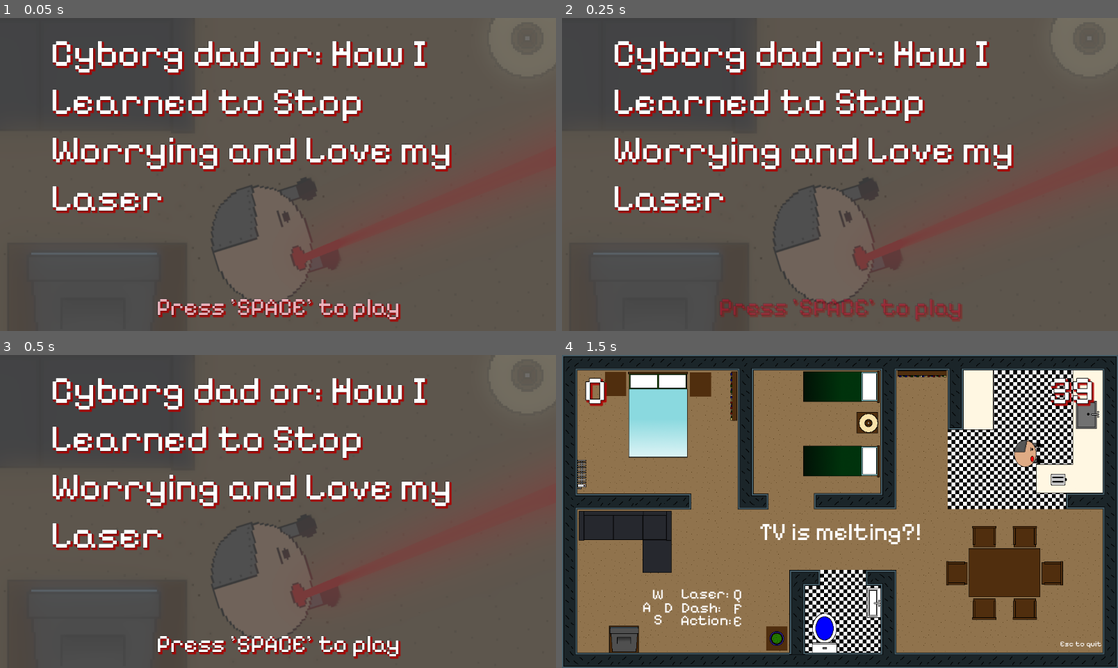
Above: before the commit, frames 1-4 (two rows, left to right).
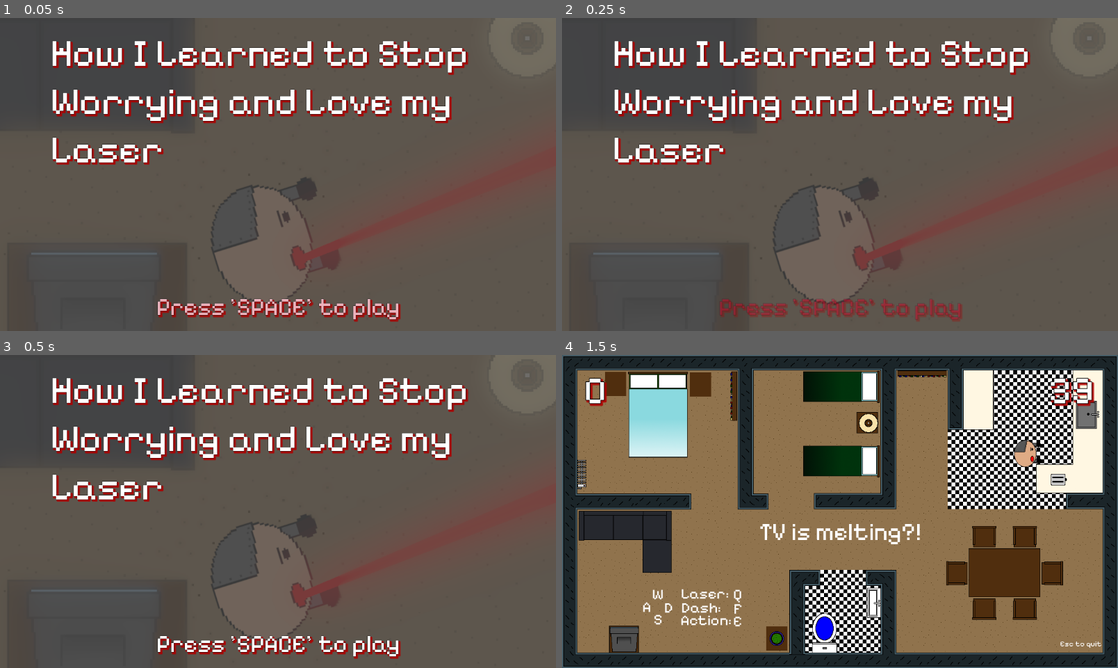
Above: after the commit, the same moments.

Repository: discoaaron/gamejam
Game: Godot game, scene res://scenes/menu/menu.tscn
The game is run twice, just before and just after one commit, with the same random seed, the same clock (stepped at 60 frames per second) and the same inputs. This scene is started directly instead of the project's main scene.
Inputs:
- Up to frame 1 (0.05 s): no input
- Up to frame 2 (0.25 s): no input
- Up to frame 3 (0.5 s): no input
- Up to frame 4 (1.5 s): tap Space (space) at 0.5, 1.25 s; tap A (a) at 0.6 s; tap D (d) at 0.8, 1.35 s

The runs differ from the first frame. In frame 1, 12% of the frame differs, in the area x 9-85%, y 7-63%; in frame 2, 12%; in frame 3, 12%; in frame 4, nothing differs.

Commit message:
Name change

Diff:
--- a/game/scenes/menu/menu.tscn
+++ b/game/scenes/menu/menu.tscn
@@ -104,6 +104,6 @@
 offset_bottom = 348.0
 size_flags_horizontal = 4
 size_flags_vertical = 0
-text = "Cyborg dad or: How I Learned to Stop Worrying and Love my Laser"
+text = "How I Learned to Stop Worrying and Love my Laser"
 label_settings = ExtResource("3_a0h3k")
 autowrap_mode = 3
